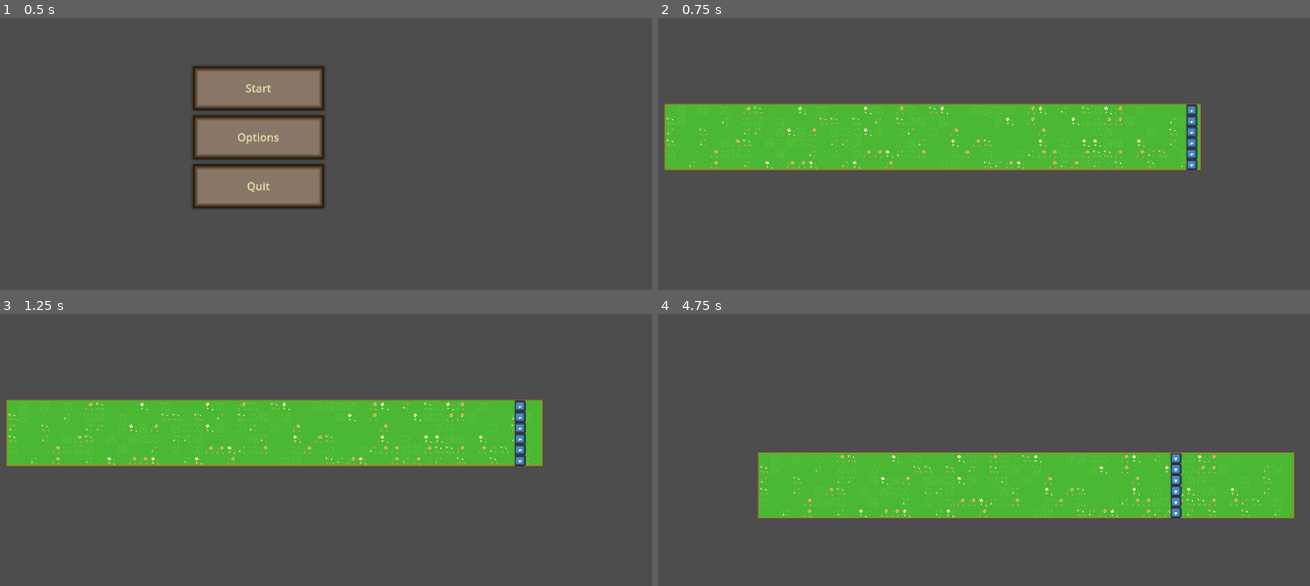
Above: before the commit, frames 1-4 (two rows, left to right).
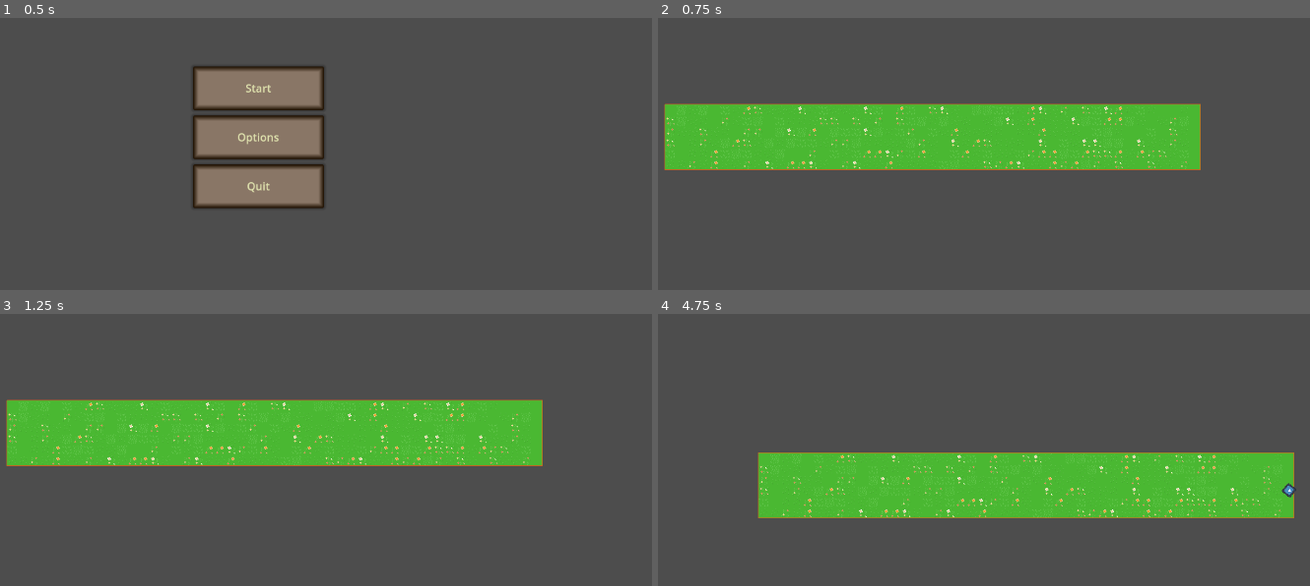
Above: after the commit, the same moments.

Repository: VelluVu/tower_def
Game: Godot game, scene res://scenes/main.tscn
The game is run twice, just before and just after one commit, with the same random seed, the same clock (stepped at 60 frames per second) and the same inputs. The engine's default icon, where the game draws it, is replaced by a stand-in: a white triangle on a blue panel in a dark square.
Inputs (mouse positions are in pixels of both pictures, inside the frame that each line leads up to):
- Up to frame 1 (0.5 s): no input
- Up to frame 2 (0.75 s): click "Start" at 0.5 s
- Up to frame 3 (1.25 s): no input
- Up to frame 4 (4.75 s): move the mouse to (1088, 411) at 1.27 s; press the mouse at (1088, 411) at 1.28 s; move the mouse to (762, 455) at 2.02 s; release the mouse at (762, 455) at 2.03 s; tap S (MoveCameraDown) at 2.1 s; move the mouse to (997, 335) at 2.77 s; hold A (MoveCameraLeft) 2.78-3.53 s; move the mouse to (879, 520) at 3.52 s; tap D (MoveCameraRight) at 3.6 s; move the mouse to (1153, 498) at 4.27 s; hold W (MoveCameraUp) from 4.28 s (still down)

Frame 1 is identical in both runs. In frame 2, 0.4% of the frame differs, in the area x 80-83%, y 31-56%; in frame 3, 0.4%; in frame 4, 0.5%, in the area x 78-98%, y 50-76%.

Commit message:
Navigation is improved, enemies have health, can die, and disappear when in end, spawner that can spawn anything.

Diff:
--- a/scenes/building/builder.gd
+++ b/scenes/building/builder.gd
@@ -5,6 +5,7 @@
 var current_building_option_name : String = "wall"
 var is_ready_to_build : bool = false
 var is_on_gui : bool = false
+var gold : int = 6
 var buildings_node_name = "Buildings"
 var buildable_cell_custom_data_name : String = "Buildable"
 var placement_position : Vector2
@@ -50,7 +51,12 @@
 	GameStateSignals.game_pause.connect(_on_game_pause)
 	GameStateSignals.level_loaded.connect(_on_level_loaded)
 	GameSignals.building_destroyed.connect(_on_building_destroyed)
+	GameSignals.enemy_destroyed.connect(_on_enemy_destroyed)
 	buildings = _get_buildings()
+
+
+func _on_enemy_destroyed(enemy : Enemy) -> void:
+	gold += enemy.gold_loot
 
 
 func _on_building_destroyed(_building : Building):
@@ -175,6 +181,9 @@
 
 
 func _validate_placement_position(_pos : Vector2):
+	if not has_enough_gold(building.cost):
+		return false
+
 	if not is_grid_position_buildable(_pos):
 		return false
 
@@ -188,6 +197,12 @@
 		return false
 
 	return true
+
+
+func has_enough_gold(gold_needed : int) -> bool:
+	if GameStateSignals.testing:
+		return true
+	return gold_needed <= gold
 
 
 func _input(event):
--- a/scenes/building/building.gd
+++ b/scenes/building/building.gd
@@ -5,7 +5,8 @@
 @onready var collision_shape : CollisionShape2D = $CollisionShape2D
 @export var player_index : int = 0
 @export var closest_point_distance_limit : float = 0.9
-@export var durability : int = 10
+@export var durability : int = 3
+@export var cost : int = 1
 var building_index : int = 0
 var is_overlapping_area : bool = false
 var is_overlapping_body : bool = false
--- a/scenes/building/buildings/wall.tscn
+++ b/scenes/building/buildings/wall.tscn
@@ -12,7 +12,6 @@
 physics_material_override = SubResource("PhysicsMaterial_4ih23")
 script = ExtResource("1_kgbnu")
 closest_point_distance_limit = 1.0
-durability = 3
 
 [node name="CollisionShape2D" type="CollisionShape2D" parent="."]
 shape = SubResource("RectangleShape2D_8pj8t")
--- a/scenes/enemy/enemy.gd
+++ b/scenes/enemy/enemy.gd
@@ -3,9 +3,11 @@
 
 
 @onready var attack_timer : Timer = $AttackTimer
-@onready var end_point : Marker2D = $"../EndPoint"
 @export var speed : float = 3.0
 @export var damage : int = 1
+@export var health : int = 2
+@export var gold_loot : int = 1
+var end_point : Marker2D = null
 var is_nav_enabled : bool = false
 var current_waypoint_index : int = 0
 var minimum_distance_to_end : float = 9.0
@@ -40,7 +42,6 @@
 		is_path_end_reached = value
 		if is_path_end_reached:
 			print(name, " have reached the end of the current path")
-			is_attacking = true
 
 var is_the_end_point_reached : bool :
 	get:
@@ -53,16 +54,20 @@
 		if not is_the_end_point_reached:
 			var distance_to_end = global_position.distance_to(end_point.global_position)
 			print(name, " can't path to the end point distance: ", distance_to_end)
+		else:
+			GameSignals.enemy_reached_end_point.emit(self)
+			linear_velocity = Vector2.ZERO
+			hide()
 
 
 func _ready() -> void:
-	GameStateSignals.level_loaded.connect(_on_level_loaded)
 	GameSignals.astar_grid_updated.connect(_on_astar_grid_updated)
 	attack_timer.timeout.connect(attack)
 
 
-func _on_level_loaded(_level : Level) -> void:
+func start_enemy(_level : Level, _end_point : Marker2D) -> void:
 	level = _level
+	end_point = _end_point
 	point_path = level.find_path(global_position, end_point.global_position)
 	current_waypoint_index = 0
 	is_nav_enabled = true
@@ -72,12 +77,21 @@
 	if level == null:
 		print(name, ", level is still initializing, unable to react to grid update")
 		return
+
 	point_path = level.find_path(global_position, end_point.global_position)
+
+	if point_path.size() > 1:
+		is_attacking = false
+
+	var direction_to_first_waypoint : Vector2 = global_position.direction_to(point_path[0])
+	var dot = linear_velocity.dot(direction_to_first_waypoint)
 	current_waypoint_index = 0
-	is_attacking = false
+
+	if dot < 0:
+		current_waypoint_index += 1
 
 
-func _integrate_forces(_state: PhysicsDirectBodyState2D) -> void:
+func _physics_process(_delta: float) -> void:
 	if not is_nav_enabled:
 		return
 
@@ -89,6 +103,8 @@
 		linear_velocity = Vector2.ZERO
 		var distance_to_end = global_position.distance_to(end_point.global_position)
 		is_the_end_point_reached = distance_to_end < minimum_distance_to_end
+		if not is_attacking and not is_the_end_point_reached:
+			is_attacking = true
 		return
 
 	if is_attacking:
@@ -138,3 +154,11 @@
 
 	print("attack")
 	closest_building.take_damage(damage)
+
+
+func take_damage(incoming_damage : int) -> void:
+	health -= incoming_damage
+	if health <= 0:
+		GameSignals.enemy_destroyed.emit(self)
+		linear_velocity = Vector2.ZERO
+		hide()
--- /dev/null
+++ b/scenes/enemy/spawner.gd
@@ -0,0 +1,45 @@
+class_name Spawner
+extends Node2D
+
+@onready var spawn_interval_timer : Timer = $SpawnIntervalTimer
+@onready var spawn_start_delay_timer : Timer = $SpawnStartDelayTimer
+@export var id : int = 0
+@export var spawnable_packed_scene : PackedScene
+@export var start_from_timer : bool = true
+@export var end_point : Marker2D
+@export var max_spawns : int = 3
+var level : Level = null
+var current_spawn_count : int = 0
+
+
+func _ready() -> void:
+	if start_from_timer:
+		spawn_start_delay_timer.start()
+
+	spawn_interval_timer.timeout.connect(_on_spawn_interval_tick)
+	spawn_start_delay_timer.timeout.connect(_on_spawn_delay_finished)
+
+
+func _on_spawn_delay_finished() -> void:
+	spawn_interval_timer.start()
+
+
+func _on_spawn_interval_tick() -> void:
+	if spawnable_packed_scene == null:
+		push_warning("There are no spawnable scene")
+		return
+
+	if current_spawn_count >= max_spawns:
+		spawn_interval_timer.stop()
+		return
+
+	var spawn = spawnable_packed_scene.instantiate()
+	spawn.name = spawn.name + str(id) + str(current_spawn_count)
+	add_child(spawn)
+
+	if spawn is Enemy:
+		if level == null:
+			level = get_parent()
+		spawn.start_enemy(level, end_point)
+
+	current_spawn_count += 1
--- /dev/null
+++ b/scenes/enemy/spawner.tscn
@@ -0,0 +1,13 @@
+[gd_scene load_steps=2 format=3 uid="uid://dgjmgs3g8oeq6"]
+
+[ext_resource type="Script" path="res://scenes/enemy/spawner.gd" id="1_bfkig"]
+
+[node name="Spawner" type="Node2D"]
+script = ExtResource("1_bfkig")
+
+[node name="SpawnIntervalTimer" type="Timer" parent="."]
+wait_time = 2.0
+
+[node name="SpawnStartDelayTimer" type="Timer" parent="."]
+wait_time = 2.0
+one_shot = true
--- a/scenes/game_signals.gd
+++ b/scenes/game_signals.gd
@@ -4,3 +4,5 @@
 signal building_destroyed(building : Building)
 signal navigation_rebaked()
 signal astar_grid_updated()
+signal enemy_reached_end_point(enemy : Enemy)
+signal enemy_destroyed(enemy : Enemy)
--- a/scenes/game_state_signals.gd
+++ b/scenes/game_state_signals.gd
@@ -3,3 +3,5 @@
 signal game_stop
 signal game_pause(is_paused : bool)
 signal level_loaded(level : Level)
+
+var testing : bool = true
--- a/scenes/level/levels/level_001.tscn
+++ b/scenes/level/levels/level_001.tscn
@@ -1,7 +1,8 @@
-[gd_scene load_steps=4 format=4 uid="uid://cfg8ubxjp0pxx"]
+[gd_scene load_steps=5 format=4 uid="uid://cfg8ubxjp0pxx"]
 
 [ext_resource type="Script" path="res://scenes/level/level.gd" id="1_h7i04"]
 [ext_resource type="TileSet" uid="uid://4xx1tx30t6cb" path="res://assets/tile_sets/green_land_tile_set.tres" id="1_smus0"]
+[ext_resource type="PackedScene" uid="uid://dgjmgs3g8oeq6" path="res://scenes/enemy/spawner.tscn" id="3_3va1j"]
 [ext_resource type="PackedScene" uid="uid://bljkhytt20h3f" path="res://scenes/enemy/enemies/weakling.tscn" id="3_1250y"]
 
 [node name="Level001" type="Node2D"]
@@ -18,20 +19,7 @@
 [node name="EndPoint" type="Marker2D" parent="."]
 position = Vector2(-364, -44)
 
-[node name="Weakling" parent="." instance=ExtResource("3_1250y")]
-position = Vector2(408, -40)
-
-[node name="Weakling2" parent="." instance=ExtResource("3_1250y")]
-position = Vector2(408, -24)
-
-[node name="Weakling3" parent="." instance=ExtResource("3_1250y")]
-position = Vector2(408, -8)
-
-[node name="Weakling4" parent="." instance=ExtResource("3_1250y")]
-position = Vector2(408, 8)
-
-[node name="Weakling5" parent="." instance=ExtResource("3_1250y")]
-position = Vector2(408, 24)
-
-[node name="Weakling6" parent="." instance=ExtResource("3_1250y")]
-position = Vector2(408, 40)
+[node name="Spawner" parent="." node_paths=PackedStringArray("end_point") instance=ExtResource("3_3va1j")]
+position = Vector2(412, 3)
+spawnable_packed_scene = ExtResource("3_1250y")
+end_point = NodePath("../EndPoint")
